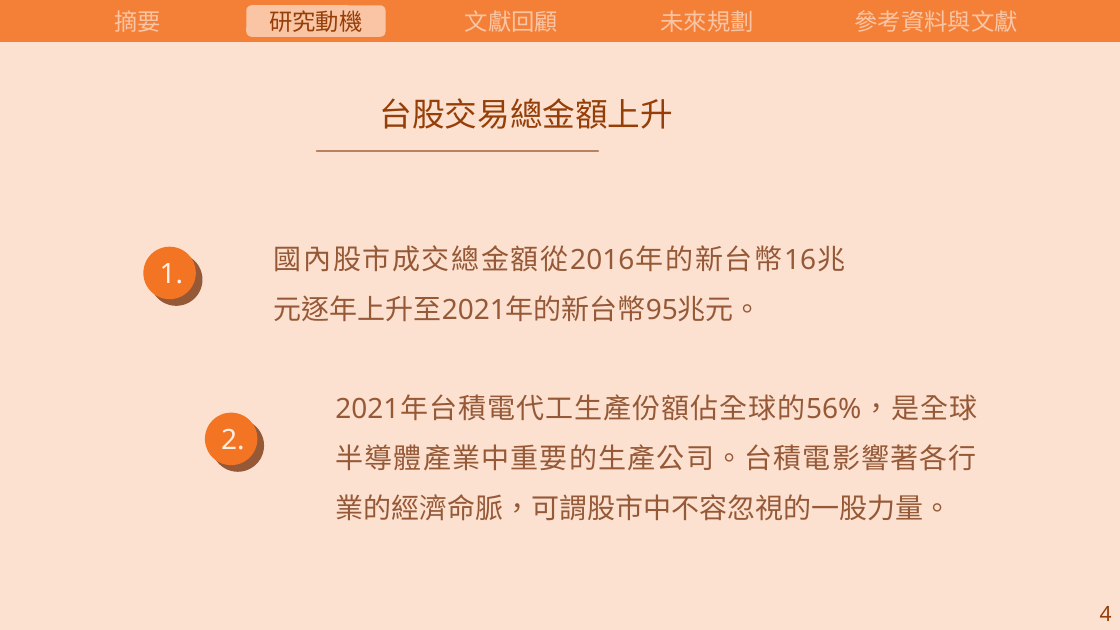
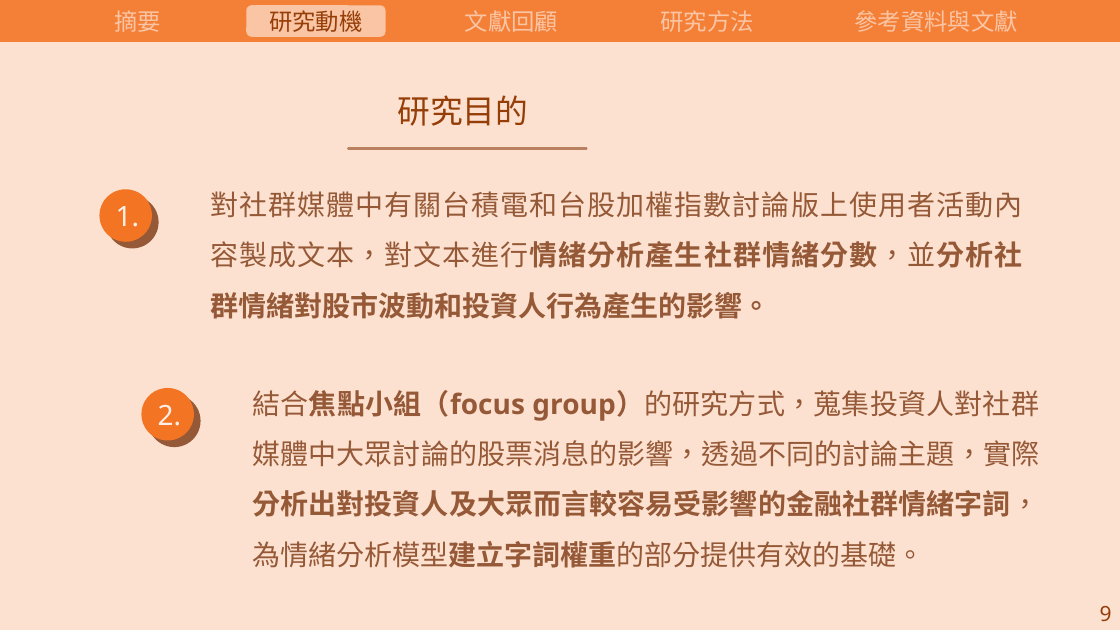
Before and after one commit to carina419/NTUST, a slide deck: slide 12 of 112-2/MI6006701 研究方法/研究方法期末報告.pptx (slide 9 before the commit). Drawn at 1120x630 pixels with LibreOffice and Linux fonts; fonts in the diff are those of the drawing. Boxes give left, top, right and bottom in pixels: in the first picture for what was removed or moved away, otherwise in the second. Text is boxed around its words. In the diff, an @@ line names an element or a change of style, - is before the commit and + after.

```diff
--- a/112-2/MI6006701 研究方法/研究方法期末報告.pptx
+++ b/112-2/MI6006701 研究方法/研究方法期末報告.pptx
@@ text at <box>660,10,753,32</box>: text changed @@
-未來規劃
+研究方法
@@ text removed at <box>380,98,674,129</box> @@
-台股交易總金額上升
@@ text added at <box>398,95,529,126</box>, 28 pt, text #963E08 @@
+研究目的
@@ line moved from (598, 151) - (317, 151) to (586, 149) - (349, 149) @@
@@ 2 ellipses, 1 text: place and size @@
-2 ellipses, 1 text at <box>144,247,203,307</box>
+2 ellipses, 1 text at <box>99,189,159,249</box>
@@ text added at <box>211,191,1023,319</box>, 24 pt, text #955937 @@
+對社群媒體中有關台積電和台股加權指數討論版上使用者活動內容製成文本，對文本進行情緒分析產生社群情緒分數，並分析社群情緒對股市波動和投資人行為產生的影響。
@@ text removed at <box>274,245,846,321</box> @@
-國內股市成交總金額從2016年的新台幣16兆元逐年上升至2021年的新台幣95兆元。
@@ 2 ellipses, 1 text: place and size @@
-2 ellipses, 1 text at <box>205,413,265,472</box>
+2 ellipses, 1 text at <box>141,388,201,448</box>
@@ text added at <box>252,390,1039,568</box>, 24 pt, text #955937 @@
+結合焦點小組（focus group）的研究方式，蒐集投資人對社群媒體中大眾討論的股票消息的影響，透過不同的討論主題，實際分析出對投資人及大眾而言較容易受影響的金融社群情緒字詞，為情緒分析模型建立字詞權重的部分提供有效的基礎。
@@ text removed at <box>335,394,977,521</box> @@
-2021年台積電代工生產份額佔全球的56%，是全球半導體產業中重要的生產公司。台積電影響著各行業的經濟命脈，可謂股市中不容忽視的一股力量。
@@ text at <box>1100,606,1112,621</box>: text changed @@
-4
+9
```
Also in this commit, not shown: 12 other slides changed, 3 slides added, 2 slides removed, 2 other files.
